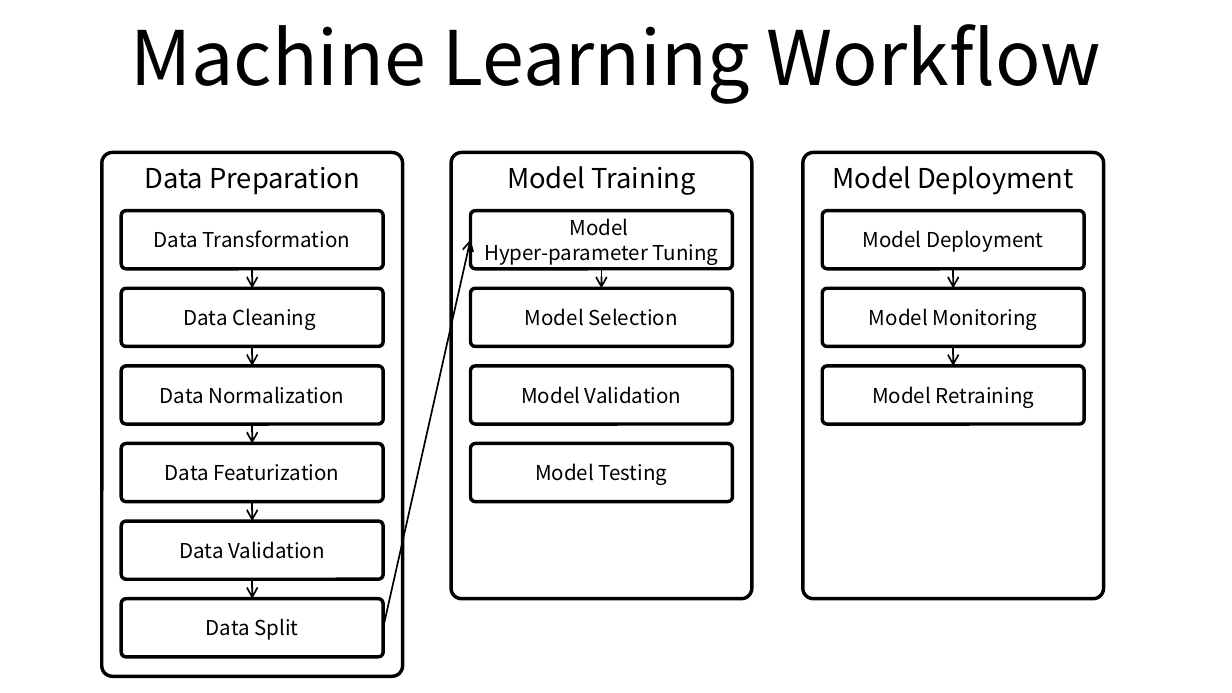
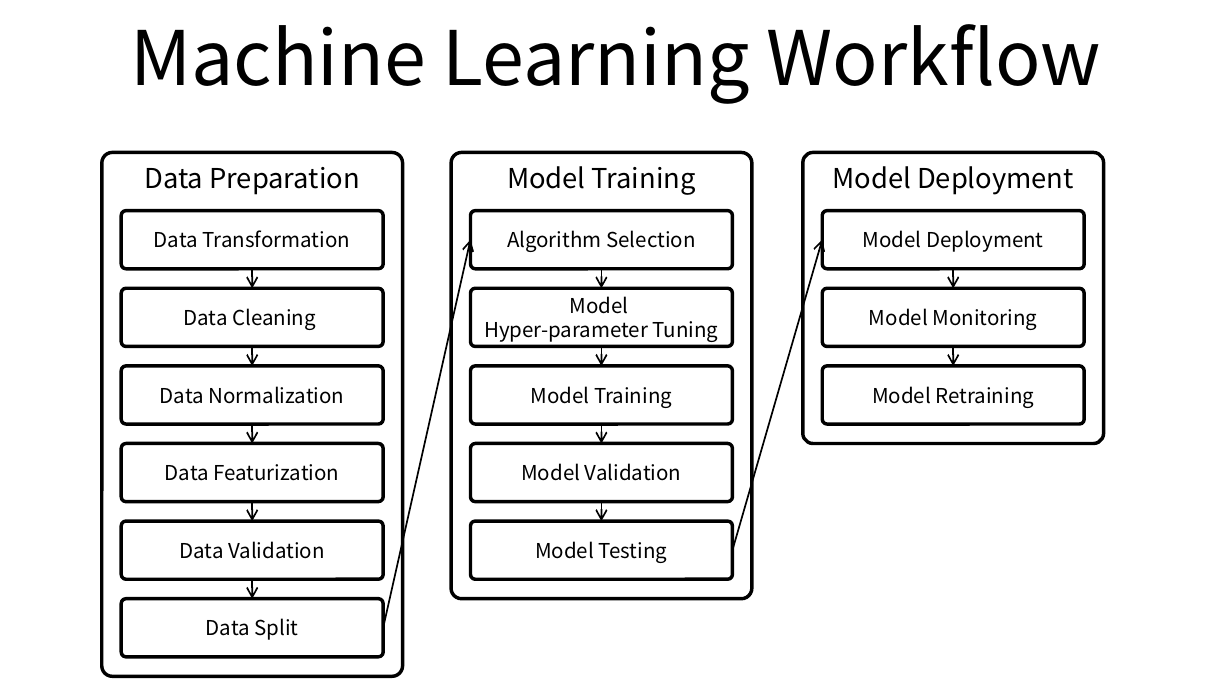
Before and after one commit to ssup2/blog-old, a slide deck: slide 1 of images/theory_analysis/Machine_Learning_Workflow/Machine_Learning_Workflow.pptx. Drawn at 1232x693 pixels with LibreOffice and Linux fonts; fonts in the diff are those of the drawing. Boxes give left, top, right and bottom in pixels: in the first picture for what was removed or moved away, otherwise in the second. Text is boxed around its words. In the diff, an @@ line names an element or a change of style, - is before the commit and + after.

```diff
--- a/images/theory_analysis/Machine_Learning_Workflow/Machine_Learning_Workflow.pptx
+++ b/images/theory_analysis/Machine_Learning_Workflow/Machine_Learning_Workflow.pptx
@@ rounded rectangle "Model Deployment" resized from (x1=803, y1=153, x2=1104, y2=599) to (x1=803, y1=153, x2=1104, y2=444) @@
@@ text in rounded rectangle at (x1=507, y1=230, x2=695, y2=252): text changed @@
-Model
-Hyper-parameter Tuning
+Algorithm Selection
@@ arrow added from (732, 551) to (822, 240), #000000 1 pt @@
@@ text in rounded rectangle at (x1=484, y1=296, x2=719, y2=342): text changed @@
-Model Selection
+Model
+Hyper-parameter Tuning
@@ arrow added from (601, 346) to (601, 366), #000000 1 pt @@
@@ text in rounded rectangle at (x1=531, y1=386, x2=672, y2=408): text changed @@
-Model Validation
+Model Training
@@ arrow added from (601, 424) to (601, 444), #000000 1 pt @@
@@ text in rounded rectangle at (x1=521, y1=463, x2=682, y2=481): text changed @@
-Model Testing
+Model Validation
@@ arrow added from (601, 501) to (601, 521), #000000 1 pt @@
@@ rounded rectangle added at (x1=471, y1=521, x2=733, y2=579), fill #FFFFFF, outline #000000 2 pt, 12 pt, text #000000 @@
+Model Testing
```
Also in this commit, not shown: 2 other files.
